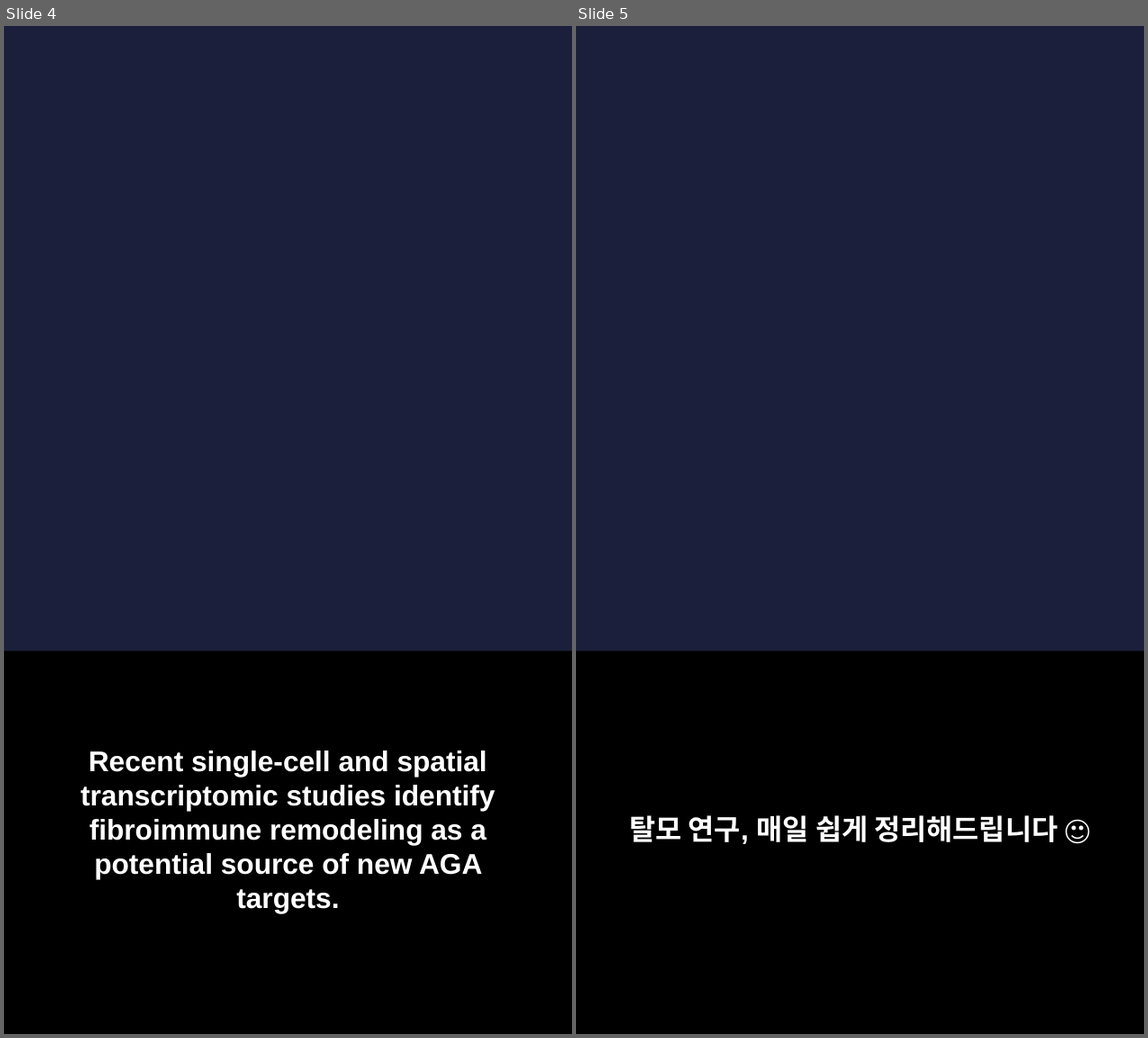
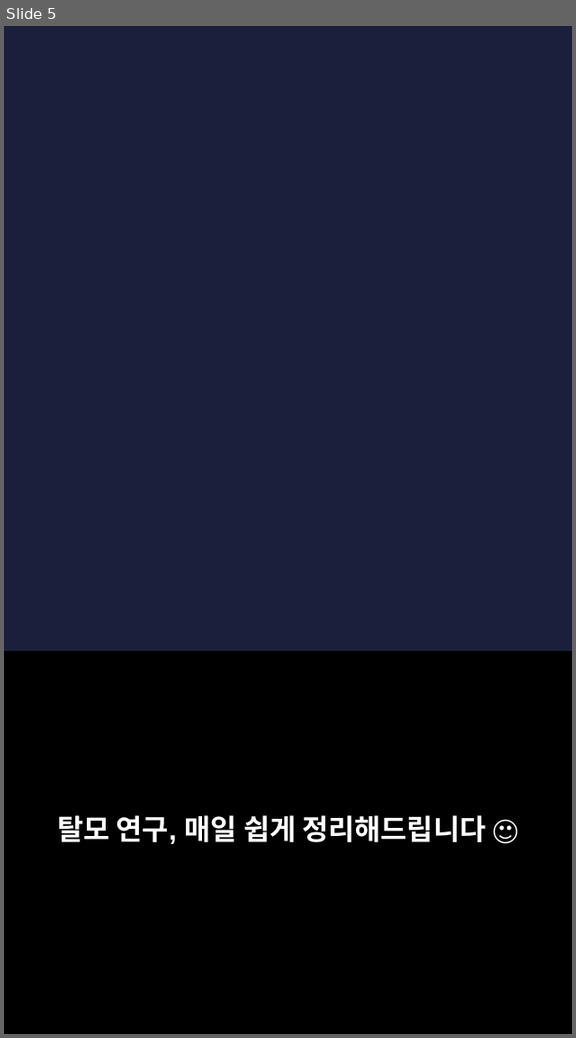
Before and after one commit to hyokang2010-BJ-ANTH/product-builder-test, a slide deck: pwa/data/latest/slides.pptx. Shown side by side, each under a label of ours: slides 4 and 5 before the commit, slide 5 after it. The pictures are 1148x1038 and 576x1038 pixels, drawn with LibreOffice and Linux fonts; fonts in the diff are those of the drawing; background and template pictures are left out. Boxes give left, top, right and bottom in pixels: in the first picture for what was removed or moved away, otherwise in the second. Text is boxed around its words. In the diff, an @@ line names an element or a change of style, - is before the commit and + after.

```diff
--- a/pwa/data/latest/slides.pptx
+++ b/pwa/data/latest/slides.pptx
@@ slide 4 removed at (4,26,572,1034), background picture (left out) @@
@@ rectangle removed at (4,652,572,1034) @@
@@ text removed at (80,750,494,913) @@
-Recent single-cell and spatial transcriptomic studies identify fibroimmune remodeling as a potential source of new AGA targets.
```
Also in this commit, not shown: 2 slides changed, 4 slides added, 4 other slides removed, 26 other files.
